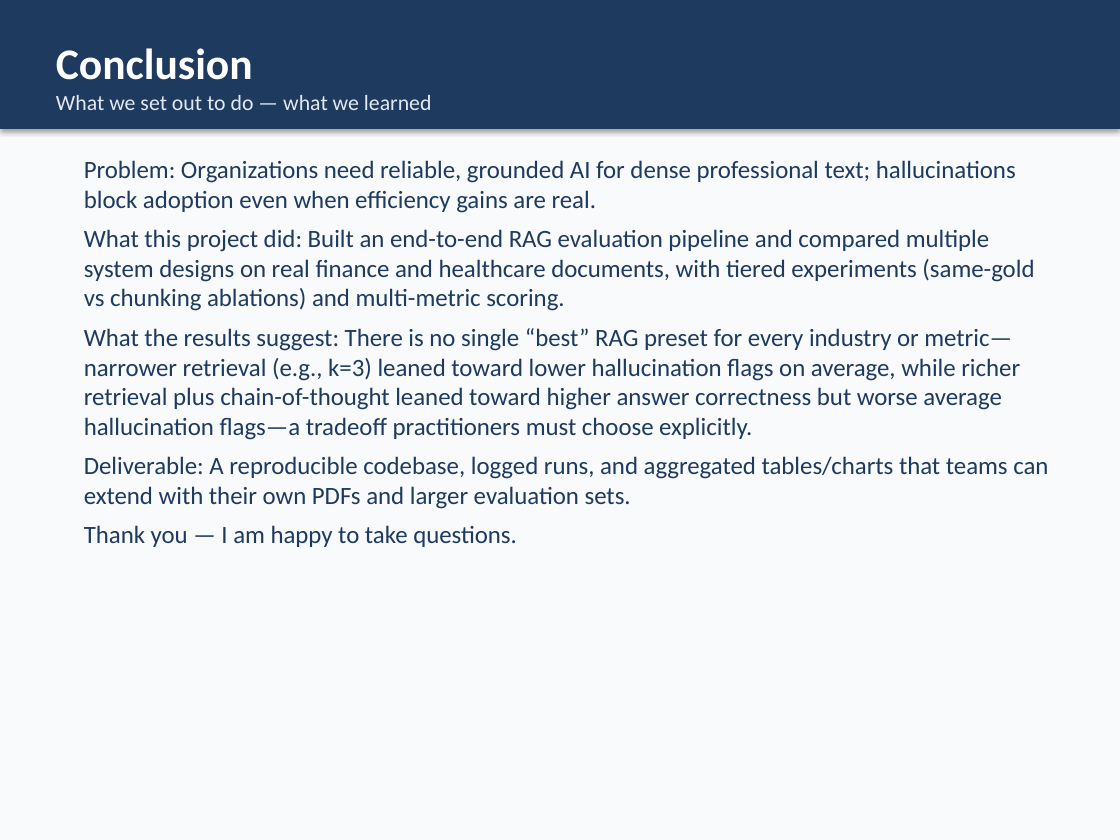
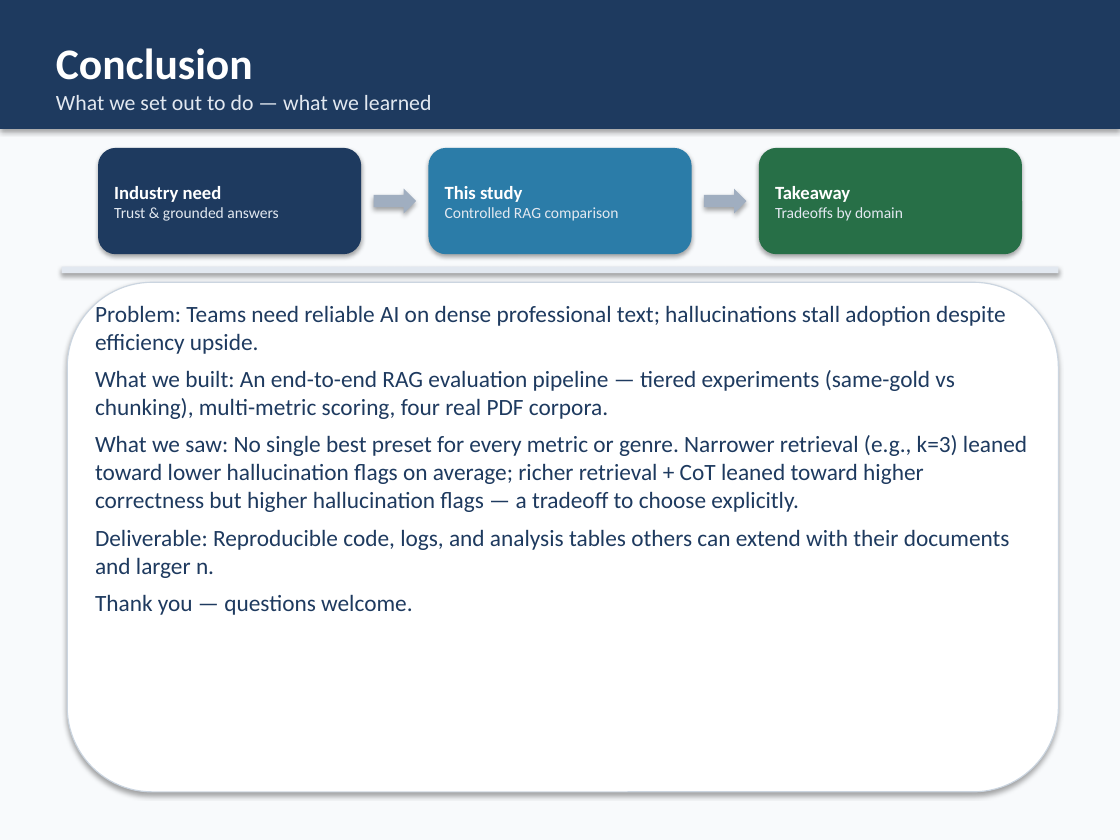
Before and after one commit to TrevorConnolly/FinanceQAHallucinations, a slide deck: slide 13 of outputs/presentation/RAG_Hallucination_Capstone.pptx. Drawn at 1120x840 pixels with LibreOffice and Linux fonts; fonts in the diff are those of the drawing. Boxes give left, top, right and bottom in pixels: in the first picture for what was removed or moved away, otherwise in the second. Text is boxed around its words. In the diff, an @@ line names an element or a change of style, - is before the commit and + after.

```diff
--- a/outputs/presentation/RAG_Hallucination_Capstone.pptx
+++ b/outputs/presentation/RAG_Hallucination_Capstone.pptx
@@ rounded rectangle added at (x1=99, y1=148, x2=362, y2=254), fill #1E3A5F, 10 pt, text #E2E8F0 @@
+Industry need
+Trust & grounded answers
@@ rounded rectangle added at (x1=429, y1=148, x2=692, y2=254), fill #2B7CA8, 10 pt, text #E2E8F0 @@
+This study
+Controlled RAG comparison
@@ rounded rectangle added at (x1=759, y1=148, x2=1023, y2=254), fill #276F47, 10 pt, text #E2E8F0 @@
+Takeaway
+Tradeoffs by domain
@@ right arrow added at (x1=373, y1=188, x2=416, y2=213), fill #A0AEC0 @@
@@ right arrow added at (x1=704, y1=188, x2=747, y2=213), fill #A0AEC0 @@
@@ rectangle added at (x1=62, y1=267, x2=1058, y2=273), fill #E2E8F0 @@
@@ rounded rectangle added at (x1=67, y1=282, x2=1058, y2=792), fill #FFFFFF, outline #CBD5E0 0.75 pt @@
@@ text at (x1=95, y1=302, x2=1027, y2=615): text changed; size 16 to 15 pt @@
-Problem: Organizations need reliable, grounded AI for dense professional text; hallucinations block adoption even when efficiency gains are real.
-What this project did: Built an end-to-end RAG evaluation pipeline and compared multiple system designs on real finance and healthcare documents, with tiered experiments (same-gold vs chunking ablations) and multi-metric scoring.
-What the results suggest: There is no single “best” RAG preset for every industry or metric—narrower retrieval (e.g., k=3) leaned toward lower hallucination flags on average, while richer retrieval plus chain-of-thought leaned toward higher answer correctness but worse average hallucination flags—a tradeoff practitioners must choose explicitly.
-Deliverable: A reproducible codebase, logged runs, and aggregated tables/charts that teams can extend with their own PDFs and larger evaluation sets.
-Thank you — I am happy to take questions.
+Problem: Teams need reliable AI on dense professional text; hallucinations stall adoption despite efficiency upside.
+What we built: An end-to-end RAG evaluation pipeline — tiered experiments (same-gold vs chunking), multi-metric scoring, four real PDF corpora.
+What we saw: No single best preset for every metric or genre. Narrower retrieval (e.g., k=3) leaned toward lower hallucination flags on average; richer retrieval + CoT leaned toward higher correctness but higher hallucination flags — a tradeoff to choose explicitly.
+Deliverable: Reproducible code, logs, and analysis tables others can extend with their documents and larger n.
+Thank you — questions welcome.
```
Also in this commit, not shown: 1 other slide changed, 1 other file.
